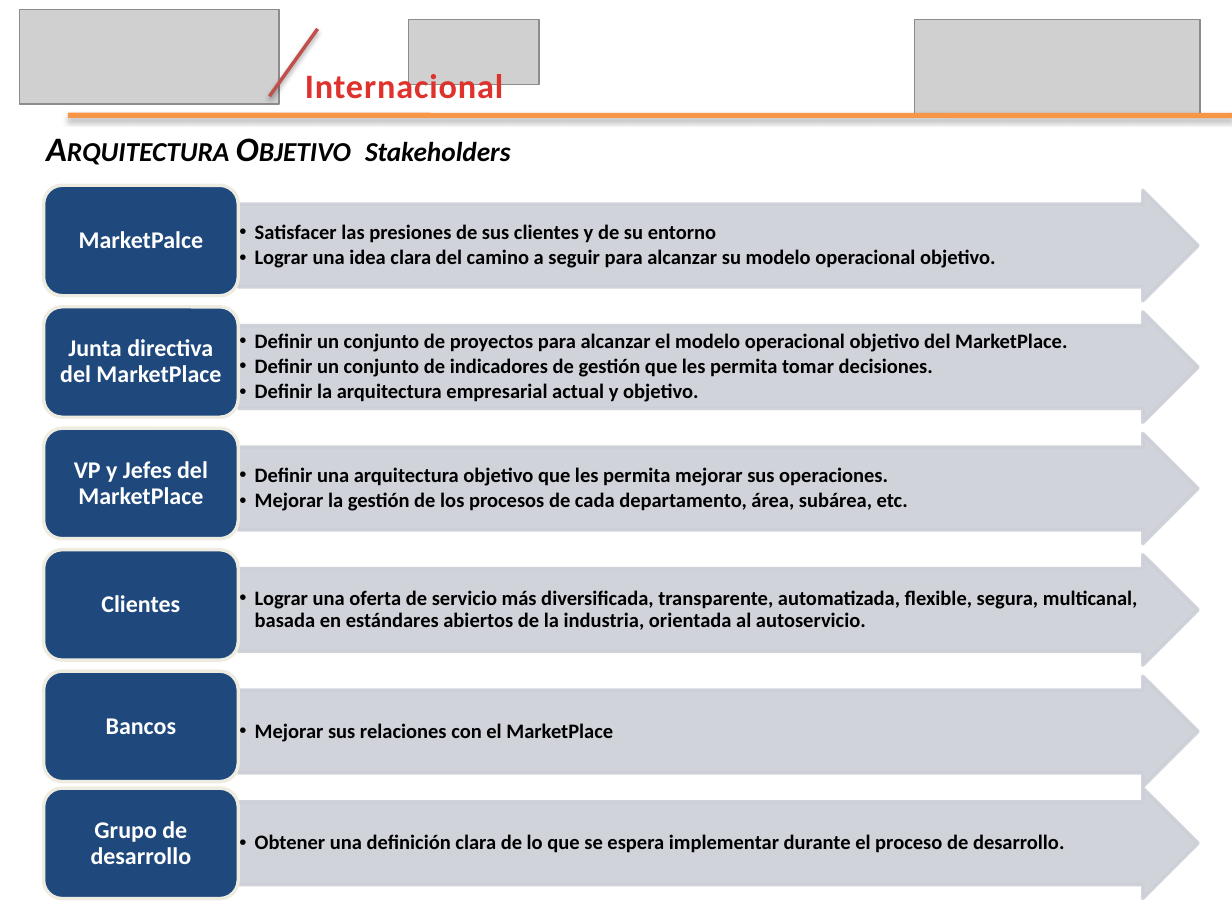
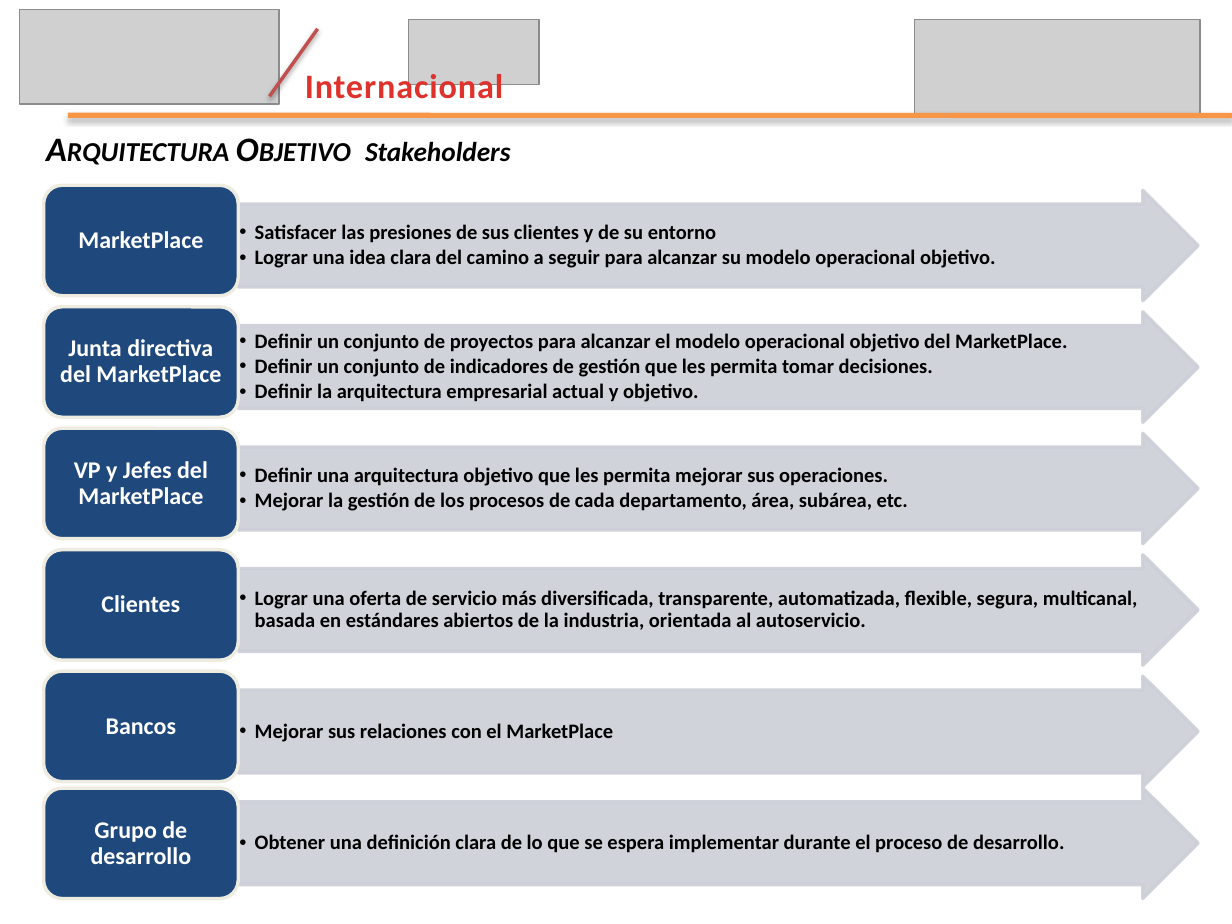
Before and after one commit to leseroth/ingenium-managment, a slide deck: slide 6 of CSOF5100 Proyecto 1/0621PresentacionIngenium.pptx (slide 5 before the commit). Drawn at 1232x924 pixels with LibreOffice and Linux fonts; fonts in the diff are those of the drawing; grey boxes stand for pictures. Boxes give left, top, right and bottom in pixels: in the first picture for what was removed or moved away, otherwise in the second. Text is boxed around its words. In the diff, an @@ line names an element or a change of style, - is before the commit and + after.

```diff
--- a/CSOF5100 Proyecto 1/0621PresentacionIngenium.pptx
+++ b/CSOF5100 Proyecto 1/0621PresentacionIngenium.pptx
@@ text at [78,231,203,248]: text changed @@
-MarketPalce
+MarketPlace
```
Also in this commit, not shown: 1 other slide changed, 2 slides added.
